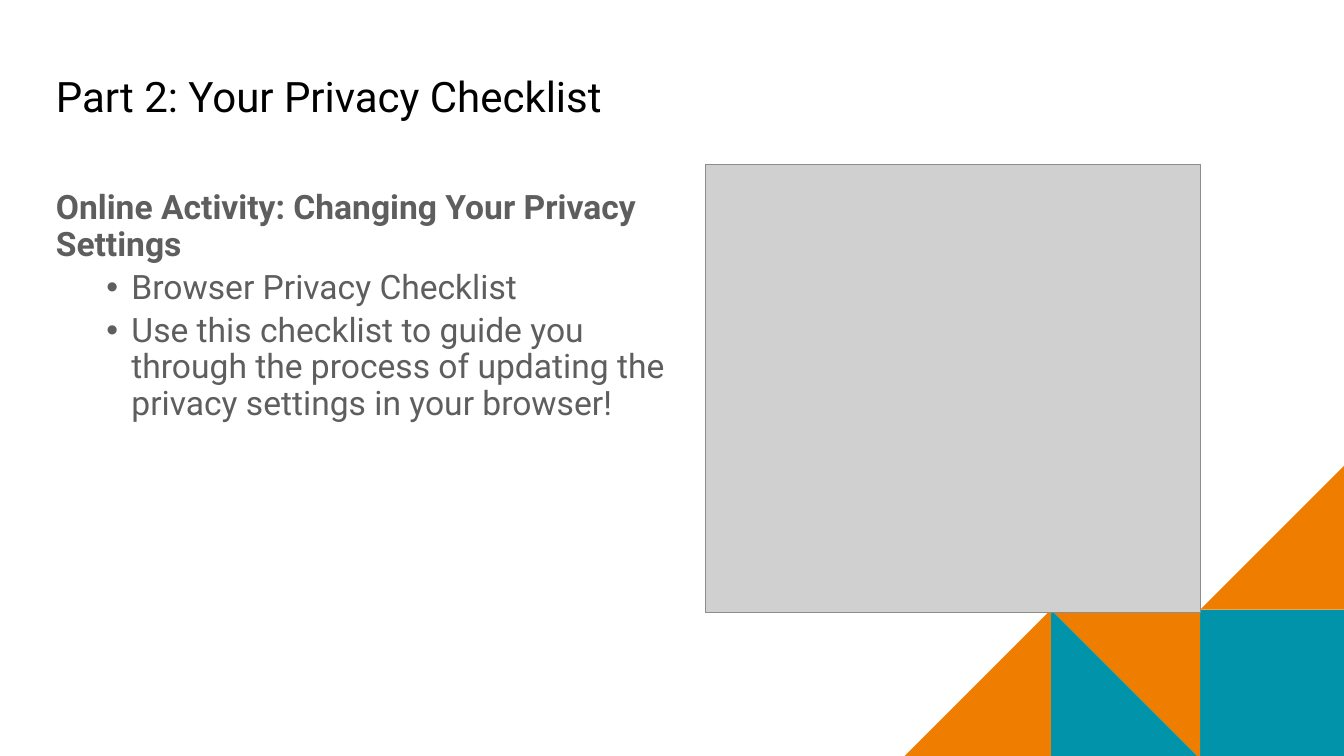
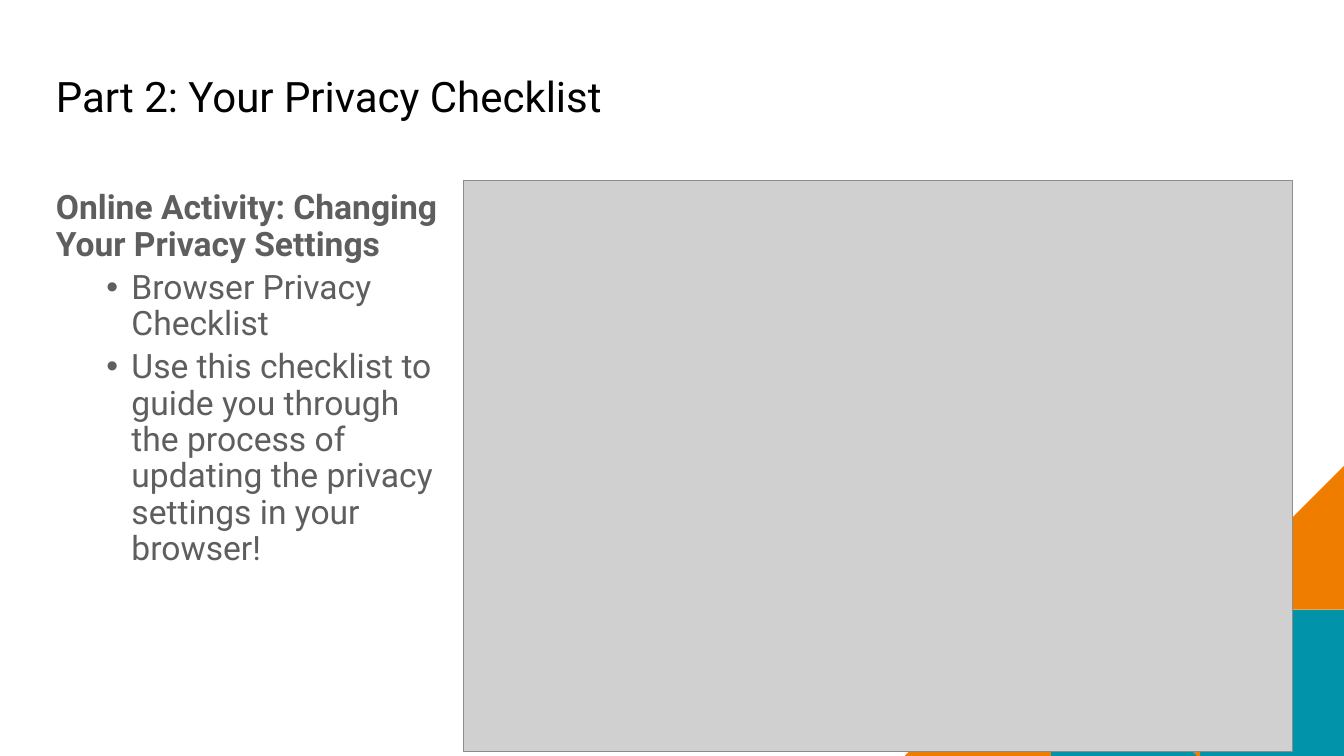
Before and after one commit to mr-eggleton/web-lit-core, a slide deck: slide 11 of final ppt/11-safety-first.pptx. Drawn at 1344x756 pixels with LibreOffice and Linux fonts; fonts in the diff are those of the drawing; grey boxes stand for pictures; background and template pictures are left out. Boxes give left, top, right and bottom in pixels: in the first picture for what was removed or moved away, otherwise in the second. Text is boxed around its words. In the diff, an @@ line names an element or a change of style, - is before the commit and + after.

```diff
--- a/final ppt/11-safety-first.pptx
+++ b/final ppt/11-safety-first.pptx
@@ text "Online Activity: Changing Your Privacy ..." rewrapped from <box>56,194,664,422</box> to <box>56,194,437,561</box> @@
@@ picture: place and size @@
-picture at <box>706,165,1201,613</box>
+picture at <box>464,180,1293,751</box>
```
Also in this commit, not shown: 59 other files.
